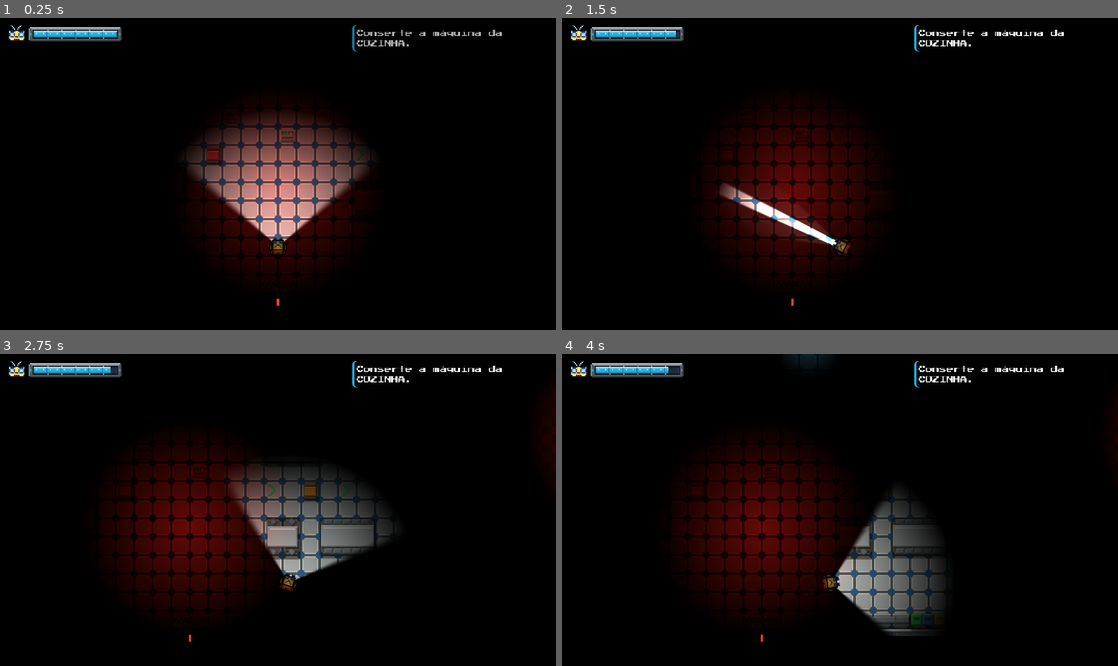
Above: before the commit, frames 1-4 (two rows, left to right).
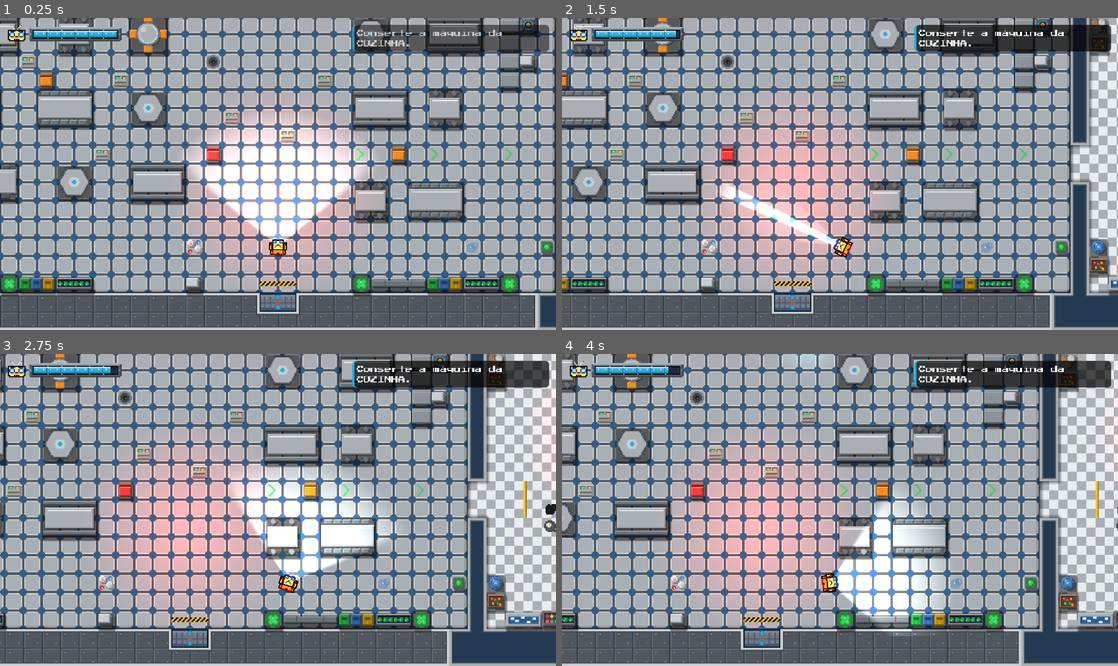
Above: after the commit, the same moments.

Repository: GabrielFinkler/compjam-2026
Game: Godot game, scene res://Scenes/fase5.tscn
The game is run twice, just before and just after one commit, with the same random seed, the same clock (stepped at 60 frames per second) and the same inputs. This scene is started directly instead of the project's main scene.
Inputs (mouse positions are in pixels of both pictures, inside the frame that each line leads up to):
- Up to frame 1 (0.25 s): no input
- Up to frame 2 (1.5 s): tap Enter (ui_accept) at 0.5, 0.77 s; move the mouse to (962, 158) at 0.52 s; hold D (mover_direita) 0.53-1.25 s; hold E (interagir) 0.53-1.25 s; click (962, 158) at 0.67 s; drag from (728, 189) to (812, 236) at 1.27 s
- Up to frame 3 (2.75 s): move the mouse to (333, 441) at 2.02 s; hold D (mover_direita) from 2.03 s (still down); hold Shift from 2.03 s (still down)
- Up to frame 4 (4 s): release D (mover_direita) at 2.75 s; release Shift at 2.75 s; drag from (812, 572) to (673, 463) at 2.77 s; move the mouse to (1006, 556) at 3.52 s; hold A (mover_esquerda) from 3.53 s (still down); hold Q (lancar_isca) from 3.53 s (still down); tap Enter (ui_accept) at 3.77 s

The runs differ from the first frame. In frame 1, 99% of the frame differs, in the area x 0-100%, y 0-100%; in frame 2, 98%; in frame 3, 98%; in frame 4, 98%.

Commit message:
jogo detalhado sem som

Diff:
--- a/gamejam-2026/Scenes/fase5.tscn
+++ b/gamejam-2026/Scenes/fase5.tscn
@@ -168,6 +168,13 @@
 z_index = 1
 position = Vector2(496, 472)
 
+[node name="PortaEntradaLaboratorio" parent="Portas" instance=ExtResource("4_porta")]
+z_index = 1
+position = Vector2(536, 560)
+rotation = 1.5707964
+comeca_aberta = true
+mensagem_emperrada = "A PORTA DO LABORATÓRIO EMPERROU!"
+
 [node name="Interativos" type="Node2D" parent="." unique_id=1133707103]
 
 [node name="MaquinaCozinha" parent="Interativos" unique_id=420858468 node_paths=PackedStringArray("porta") instance=ExtResource("6_maquina")]
@@ -248,6 +255,10 @@
 [node name="EnergiaColetavel8" parent="Energias" unique_id=1459968468 instance=ExtResource("7_energia")]
 z_index = 1
 position = Vector2(536, 1160)
+
+[node name="EnergiaLaboratorio" parent="Energias" unique_id=1693046054 instance=ExtResource("7_energia")]
+z_index = 1
+position = Vector2(872, 624)
 
 [node name="Monstros" type="Node2D" parent="." unique_id=312139739]
 
@@ -273,12 +284,14 @@
 [node name="MonstroLaboratorio" parent="Monstros" unique_id=2064056974 node_paths=PackedStringArray("caminho") instance=ExtResource("17_monstro_laboratorio")]
 z_index = 3
 position = Vector2(840, 520)
+scale = Vector2(1.5, 1.5)
 collision_mask = 3
 caminho = NodePath("../PatrulhaLaboratorio")
 velocidade_patrulha = 22.0
 velocidade_perseguicao = 52.0
 raio_visao = 150.0
 raio_perseguicao = 230.0
+raio = 12.0
 tempo_investigacao = 5.0
 usar_navegacao = true
 mascara_visao = 1
@@ -318,6 +331,7 @@
 editor_draw_limits = true
 
 [node name="CanvasModulate" type="CanvasModulate" parent="." unique_id=1542266608]
+visible = false
 color = Color(0, 0, 0, 1)
 
 [node name="Objetivos" type="CanvasLayer" parent="." unique_id=1599186678 node_paths=PackedStringArray("portas")]
@@ -332,3 +346,4 @@
 script = ExtResource("11_pausa")
 
 [connection signal="aberta" from="Portas/PortaSaida" to="Monstros/Especime" method="despertar"]
+[connection signal="aberta" from="Portas/PortaSaida" to="Portas/PortaEntradaLaboratorio" method="emperrar" binds= [8.0, 2.0]]
--- a/gamejam-2026/Scenes/monstro_rapido.tscn
+++ b/gamejam-2026/Scenes/monstro_rapido.tscn
@@ -1,7 +1,47 @@
 [gd_scene format=3]
 
 [ext_resource type="PackedScene" path="res://Scenes/monstro.tscn" id="1_monstro_base"]
+[ext_resource type="Texture2D" uid="uid://cxcugmvmd8sc8" path="res://Imagens/monstro_rapido_spritesheet.png" id="2_sheet"]
+
+[sub_resource type="AtlasTexture" id="AtlasTexture_r0"]
+atlas = ExtResource("2_sheet")
+region = Rect2(0, 0, 16, 16)
+
+[sub_resource type="AtlasTexture" id="AtlasTexture_r1"]
+atlas = ExtResource("2_sheet")
+region = Rect2(16, 0, 16, 16)
+
+[sub_resource type="AtlasTexture" id="AtlasTexture_r2"]
+atlas = ExtResource("2_sheet")
+region = Rect2(32, 0, 16, 16)
+
+[sub_resource type="AtlasTexture" id="AtlasTexture_r3"]
+atlas = ExtResource("2_sheet")
+region = Rect2(48, 0, 16, 16)
+
+[sub_resource type="SpriteFrames" id="SpriteFrames_rapido"]
+animations = [{
+"frames": [{
+"duration": 1.0,
+"texture": SubResource("AtlasTexture_r0")
+}, {
+"duration": 1.0,
+"texture": SubResource("AtlasTexture_r1")
+}, {
+"duration": 1.0,
+"texture": SubResource("AtlasTexture_r2")
+}, {
+"duration": 1.0,
+"texture": SubResource("AtlasTexture_r3")
+}],
+"loop": true,
+"name": &"respirar",
+"speed": 10.0
+}]
 
 [node name="MonstroRapido" instance=ExtResource("1_monstro_base")]
 velocidade_perseguicao = 150.0
 perseguir_para_sempre = true
+
+[node name="AnimatedSprite2D" parent="." index="0"]
+sprite_frames = SubResource("SpriteFrames_rapido")
--- a/gamejam-2026/Scripts/aviso.gd
+++ b/gamejam-2026/Scripts/aviso.gd
@@ -5,16 +5,20 @@
 const COR_PADRAO := Color(0.15, 0.68, 0.88)
 const TEMPO_PADRAO := 3.0
 const LARGURA_MAXIMA := 300.0 # Textos maiores quebram linha em vez de sair da tela (480px)
+const ALTURA_PILHA := 26.0 # Avisos ao mesmo tempo sobem um em cima do outro em vez de se cobrir
+const GRUPO := &"aviso_tela"
 
 ## Mostra o aviso preso em `dono`: se o dono sumir (ex.: item coletado), o aviso some junto.
 static func mostrar(dono: Node, mensagem: String, cor: Color = COR_PADRAO, tempo: float = TEMPO_PADRAO) -> void:
 	var camada := CanvasLayer.new()
+	var na_tela := dono.get_tree().get_nodes_in_group(GRUPO).size()
+	camada.add_to_group(GRUPO)
 	dono.add_child(camada)
 	var centro := CenterContainer.new()
 	camada.add_child(centro)
 	centro.set_anchors_and_offsets_preset(Control.PRESET_BOTTOM_WIDE)
-	centro.offset_top = -40
-	centro.offset_bottom = -12
+	centro.offset_top = -40 - na_tela * ALTURA_PILHA
+	centro.offset_bottom = -12 - na_tela * ALTURA_PILHA
 	centro.grow_vertical = Control.GROW_DIRECTION_BEGIN
 	var painel := PanelContainer.new()
 	var estilo := StyleBoxFlat.new()
--- a/gamejam-2026/Scripts/isca_luminosa.gd
+++ b/gamejam-2026/Scripts/isca_luminosa.gd
@@ -2,7 +2,7 @@
 ## Isca luminosa lançada pelo Sinalizador: voa até o destino, acende e, enquanto brilha,
 ## chama pra si os monstros que conseguem enxergá-la. Perto do fim ela vai apagando e some.
 
-@export var duracao: float = 5.0 ## Segundos acesa
+@export var duracao: float = 8.0 ## Segundos acesa
 @export var raio_atracao: float = 220.0 ## Distância máxima em que um monstro a enxerga
 
 const TEMPO_VOO := 0.35
--- a/gamejam-2026/Scripts/item_isca.gd
+++ b/gamejam-2026/Scripts/item_isca.gd
@@ -7,7 +7,7 @@
 
 @export var custo_energia: float = 15.0 ## Energia da lanterna gasta por isca
 @export var alcance_lancamento: float = 110.0 ## Distância máxima do arremesso (px)
-@export var duracao_isca: float = 5.0 ## Segundos que a isca fica acesa
+@export var duracao_isca: float = 8.0 ## Segundos que a isca fica acesa
 @export var raio_atracao: float = 220.0 ## Distância em que os monstros enxergam a isca
 @export var raio_alarme: float = 0.0 ## Ao pegar, os monstros nesse raio vêm checar o barulho (0 = silencioso)
 @export var tempo_alarme: float = 6.0 ## Segundos que eles ficam procurando no local
--- a/gamejam-2026/Scripts/lancador_isca.gd
+++ b/gamejam-2026/Scripts/lancador_isca.gd
@@ -13,7 +13,7 @@
 var custo_energia: float = 15.0
 var cargas: int = 1
 var alcance_lancamento: float = 110.0
-var duracao_isca: float = 5.0
+var duracao_isca: float = 8.0
 var raio_atracao: float = 220.0
 
 var _jogador: CharacterBody2D
--- a/gamejam-2026/Scripts/monstro.gd
+++ b/gamejam-2026/Scripts/monstro.gd
@@ -23,6 +23,7 @@
 @export var tempo_congelado_extra: float = 0.4 ## Segundos que continua parado depois que a luz sai dele
 
 const COR_CONGELADO := Color(0.5, 0.8, 1.0)
+const VELOCIDADE_GIRO := 10.0 # Quão rápido o sprite vira pra direção em que anda
 const Aviso := preload("res://Scripts/aviso.gd")
 
 var jogador: Node2D
@@ -35,6 +36,7 @@
 var _tempo_isca: float = 0.0
 var _agente: NavigationAgent2D
 var _tempo_congelado: float = 0.0
+@onready var _sprite: AnimatedSprite2D = $AnimatedSprite2D
 var _rastro: PackedVector2Array = [] ## Pontos por onde passou fora da ronda, pra refazer na volta
 
 func _ready() -> void:
@@ -158,6 +160,11 @@
 			proximo = alvo
 	velocity = global_position.direction_to(proximo) * vel
 	move_and_slide()
+	# Gira no próprio eixo pra olhar pra onde anda (o desenho olha pra cima: +90°).
+	# Só o sprite gira: colisão e hitbox continuam iguais
+	if velocity.length() > 1.0:
+		var peso := minf(VELOCIDADE_GIRO * get_physics_process_delta_time(), 1.0)
+		_sprite.rotation = lerp_angle(_sprite.rotation, velocity.angle() + PI / 2.0, peso)
 
 func _ir_ate_e_esperar(alvo: Vector2, vel: float) -> void:
 	if global_position.distance_to(alvo) > 6.0:
--- a/gamejam-2026/Scripts/porta.gd
+++ b/gamejam-2026/Scripts/porta.gd
@@ -3,18 +3,26 @@
 ## o LED fica verde e as duas metades deslizam pra dentro do batente.
 ## Para porta vertical, gire o nó 90° na cena.
 ## Com "travas" > 1, cada abrir() solta uma trava (LED fica amarelo) e ela só abre na última.
+## emperrar(segundos, atraso): a porta bate fechando (mesmo se estava aberta), fica esse tempo
+## tentando abrir com o LED piscando e depois abre de novo sozinha. Dá pra ligar num sinal da
+## cena com "binds" (ex.: fase 5, quando o terminal do laboratório libera a saída).
 
 signal aberta
 signal trava_liberada(restantes: int) ## Uma trava saiu, mas ainda faltam outras
+signal emperrou(segundos: float) ## Bateu fechando e emperrou: abre sozinha depois
 
 @export var comeca_aberta: bool = false
 @export_range(1, 5) var travas: int = 1 ## Quantos terminais/máquinas precisam ser ativados até abrir
+@export var mensagem_emperrada: String = "" ## Aviso na tela quando ela emperra (vazio = nenhum)
 
 const COR_TRANCADA := Color(1.0, 0.23, 0.23)
 const COR_LIBERADA := Color(0.23, 1.0, 0.43)
 const COR_PARCIAL := Color(1.0, 0.75, 0.2)
 const ESPERA_LED := 0.3
 const TEMPO_ABRIR := 0.5
+const ABERTURA_TENTATIVA := 0.8 # Emperrada: as metades só chegam a abrir 20% antes de voltar
+const TEMPO_BATER := 0.12 # Fechando de supetão
+const Aviso := preload("res://Scripts/aviso.gd")
 
 @onready var _metade_a: Sprite2D = $MetadeA
 @onready var _metade_b: Sprite2D = $MetadeB
@@ -24,9 +32,15 @@
 
 var esta_aberta: bool = false
 var travas_restantes: int
+var _emperrada: bool = false
+var _tentativas: Tween
+var _escala_a: float # Escala de cada metade fechada: a B é espelhada (-1), então não é 1 pras duas
+var _escala_b: float
 
 func _ready() -> void:
 	travas_restantes = travas
+	_escala_a = _metade_a.scale.x
+	_escala_b = _metade_b.scale.x
 	_led.color = COR_TRANCADA
 	if comeca_aberta:
 		_liberar_passagem()
@@ -35,13 +49,55 @@
 		_led.visible = false
 
 func abrir() -> void:
-	if esta_aberta:
+	if esta_aberta or _emperrada:
 		return
 	travas_restantes -= 1
 	if travas_restantes > 0:
 		_led.color = COR_PARCIAL
 		trava_liberada.emit(travas_restantes)
 		return
+	_abrir_de_vez()
+
+## Bate fechando depois de "atraso" segundos, fica "segundos" emperrada e abre de novo sozinha.
+func emperrar(segundos: float, atraso: float = 0.0) -> void:
+	if _emperrada:
+		return
+	_emperrada = true
+	# Timer (e não await): se a fase recarregar no meio da espera, a ligação some com a porta.
+	# false = o tempo para no pause
+	get_tree().create_timer(atraso, false).timeout.connect(_bater_emperrada.bind(segundos))
+
+func _bater_emperrada(segundos: float) -> void:
+	_fechar_passagem()
+	emperrou.emit(segundos)
+	if mensagem_emperrada != "":
+		Aviso.mostrar(get_tree().current_scene, mensagem_emperrada, COR_TRANCADA, 3.0)
+	_led.visible = true
+	_led.color = COR_TRANCADA
+	var bater := create_tween()
+	bater.tween_property(_metade_a, "scale:x", _escala_a, TEMPO_BATER)
+	bater.parallel().tween_property(_metade_b, "scale:x", _escala_b, TEMPO_BATER)
+	bater.tween_callback(_tentar_abrir)
+	get_tree().create_timer(segundos, false).timeout.connect(_desemperrar)
+
+# Emperrada: as metades tentam abrir e voltam num tranco, com o LED piscando amarelo/vermelho
+func _tentar_abrir() -> void:
+	_tentativas = create_tween().set_loops()
+	_tentativas.tween_callback(func(): _led.color = COR_PARCIAL)
+	_tentativas.tween_property(_metade_a, "scale:x", _escala_a * ABERTURA_TENTATIVA, 0.15)
+	_tentativas.parallel().tween_property(_metade_b, "scale:x", _escala_b * ABERTURA_TENTATIVA, 0.15)
+	_tentativas.tween_callback(func(): _led.color = COR_TRANCADA)
+	_tentativas.tween_property(_metade_a, "scale:x", _escala_a, 0.06)
+	_tentativas.parallel().tween_property(_metade_b, "scale:x", _escala_b, 0.06)
+	_tentativas.tween_interval(0.5)
+
+func _desemperrar() -> void:
+	if _tentativas:
+		_tentativas.kill()
+	_emperrada = false
+	_abrir_de_vez()
+
+func _abrir_de_vez() -> void:
 	_liberar_passagem()
 	_led.color = COR_LIBERADA
 	var tween := create_tween()
@@ -50,6 +106,11 @@
 	tween.tween_property(_metade_a, "scale:x", 0.0, TEMPO_ABRIR)
 	tween.parallel().tween_property(_metade_b, "scale:x", 0.0, TEMPO_ABRIR)
 
+func _fechar_passagem() -> void:
+	esta_aberta = false
+	_colisao.set_deferred("disabled", false)
+	_oclusor.visible = true
+
 func _liberar_passagem() -> void:
 	esta_aberta = true
 	_colisao.set_deferred("disabled", true)
